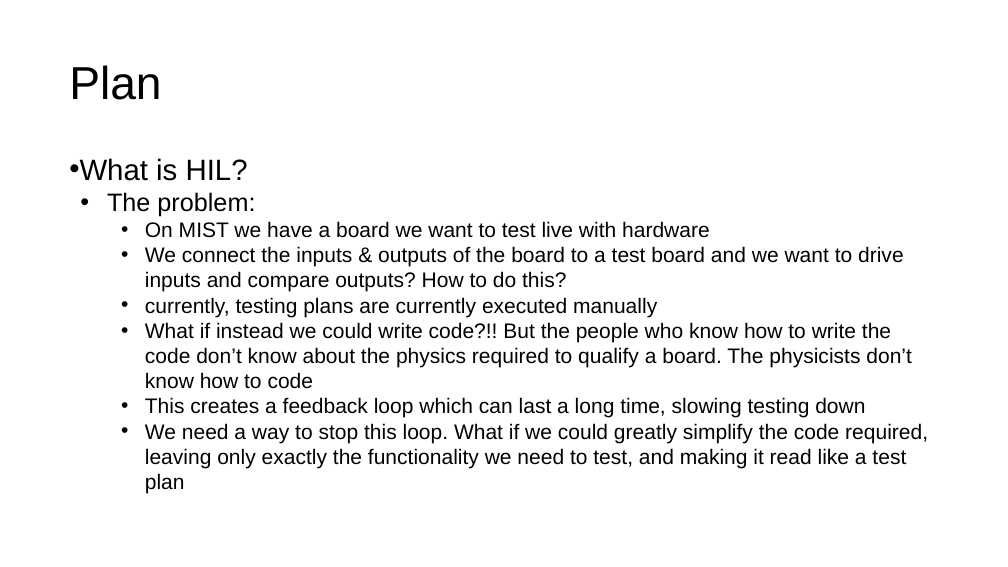
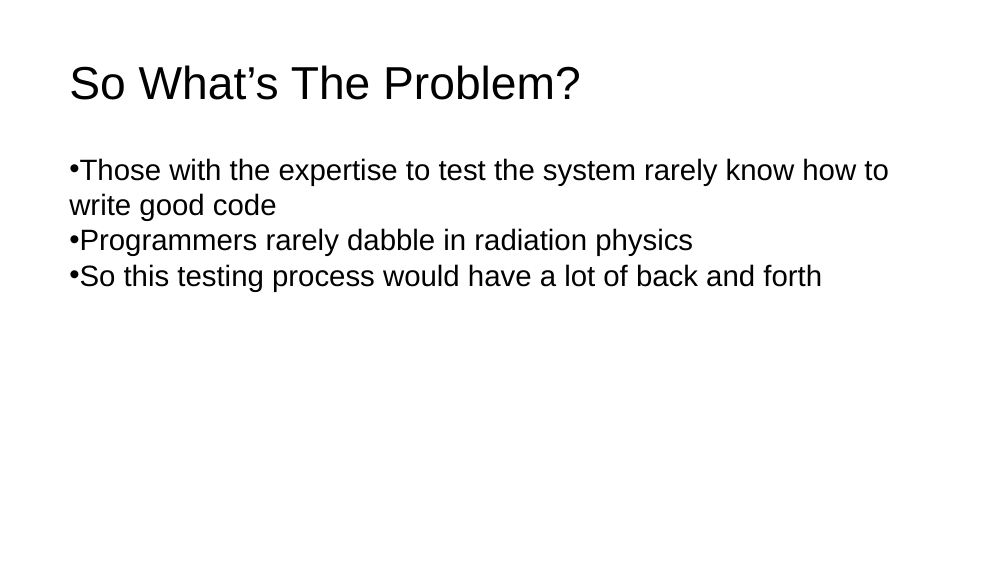
Before and after one commit to GNPower/TestpointDSL, a slide deck: slide 11 of Seminar Presentation/DSL for HIL Testing.pptx (slide 2 before the commit). Drawn at 1008x567 pixels with LibreOffice and Linux fonts; fonts in the diff are those of the drawing. Boxes give left, top, right and bottom in pixels: in the first picture for what was removed or moved away, otherwise in the second. Text is boxed around its words. In the diff, an @@ line names an element or a change of style, - is before the commit and + after.

Commit message:
presentation progress

```diff
--- a/Seminar Presentation/DSL for HIL Testing.pptx
+++ b/Seminar Presentation/DSL for HIL Testing.pptx
@@ title at box(69, 65, 581, 100): text changed @@
-Plan
+So What’s The Problem?
@@ text at box(69, 158, 888, 292): text changed; size 20 to 28 pt @@
-• What is HIL?
-  • The problem:
-    • On MIST we have a board we want to test live with hardware
-    • We connect the inputs & outputs of the board to a test board and we want to drive inputs and compare outputs? How to do this?
-    • currently, testing plans are currently executed manually
-    • What if instead we could write code?!! But the people who know how to write the code don’t know about the physics required to qualify a board. The physicists don’t know how to code
-    • This creates a feedback loop which can last a long time, slowing testing down
-    • We need a way to stop this loop. What if we could greatly simplify the code required, leaving only exactly the functionality we need to test, and making it read like a test plan
+• Those with the expertise to test the system rarely know how to write good code
+• Programmers rarely dabble in radiation physics
+• So this testing process would have a lot of back and forth
```
Also in this commit, not shown: 4 other slides changed, 22 slides added, 18 other files.
